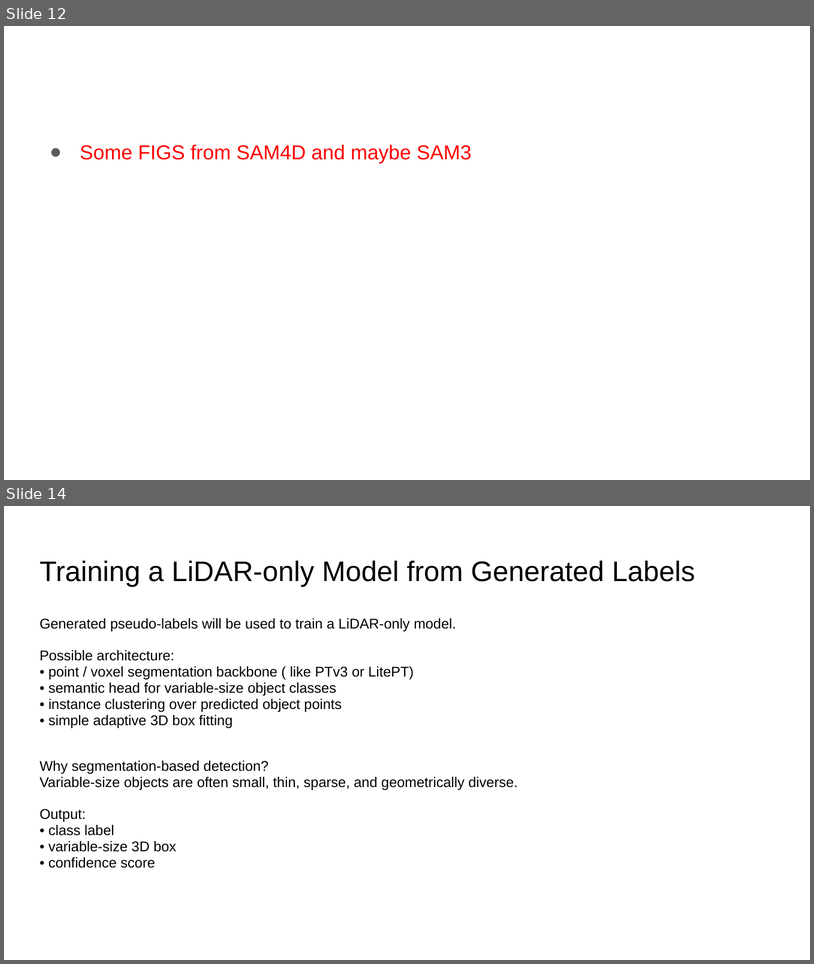
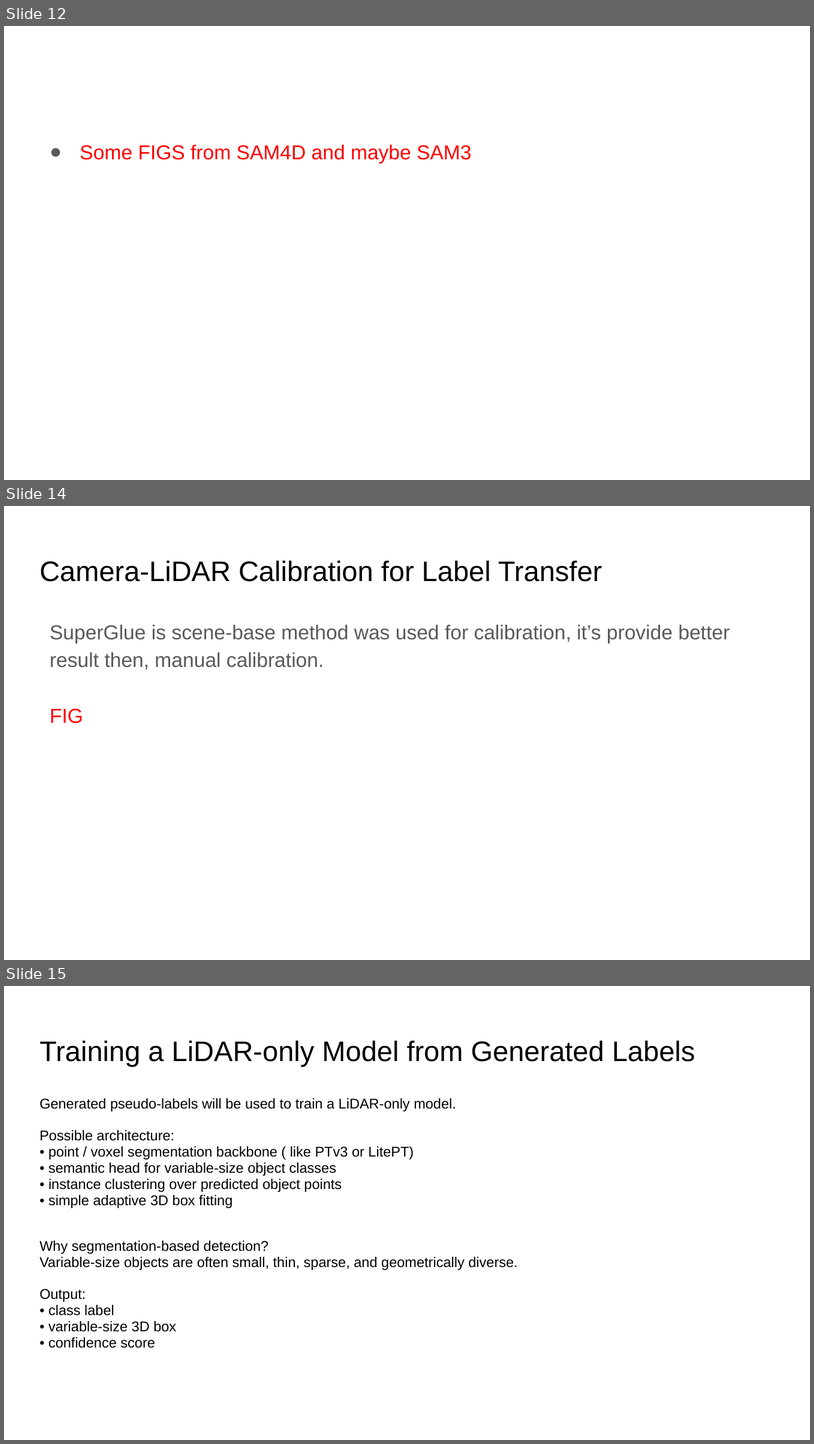
Before and after one commit to Thegarton/noise_segmentation, a slide deck: first_report_noise_seg.pptx. Shown one above the other, each under a label of ours: slides 12 and 14 before the commit, slides 12, 14 and 15 after it; the slides between them are not shown. The pictures are 814x964 and 814x1444 pixels, drawn with LibreOffice and Linux fonts; fonts in the diff are those of the drawing. Boxes give left, top, right and bottom in pixels: in the first picture for what was removed or moved away, otherwise in the second. Text is boxed around its words. In the diff, an @@ line names an element or a change of style, - is before the commit and + after.

```diff
--- a/first_report_noise_seg.pptx
+++ b/first_report_noise_seg.pptx
@@ slide 14 added at (4, 506, 810, 960), background #FFFFFF @@
@@ title added at (39, 561, 602, 582), 25.2 pt, text #000000 @@
+Camera-LiDAR Calibration for Label Transfer
@@ text added at (50, 624, 730, 723), 18 pt, text #595959 @@
+SuperGlue is scene-base method was used for calibration, it’s provide better result then, manual calibration.
+FIG
@@ what was slide 14 is now slide 15 @@
```
Also in this commit, not shown: 3 slides changed.
